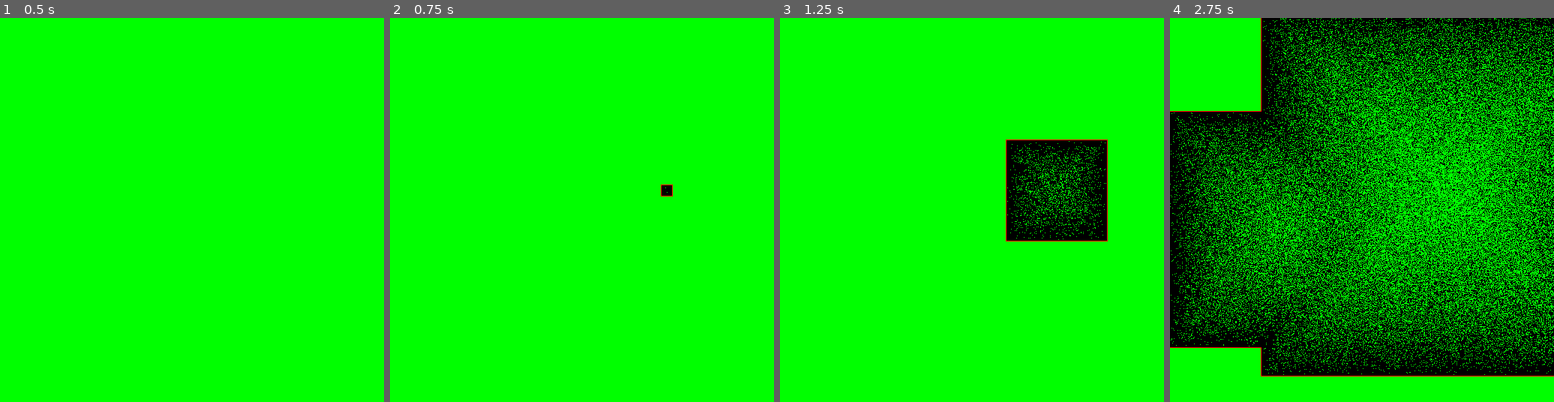
Above: before the commit, frames 1-4 (left to right).
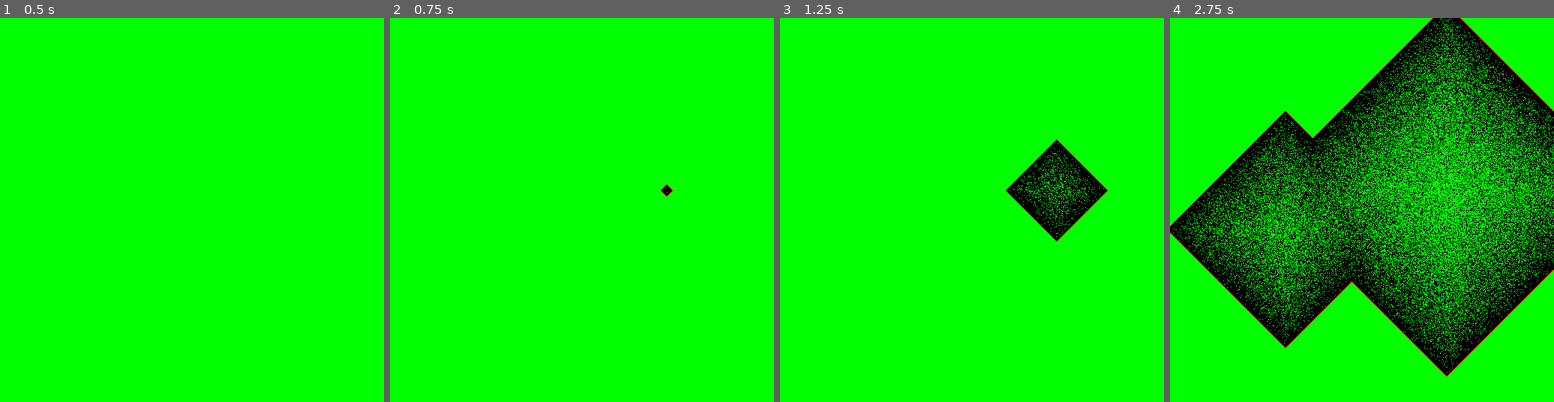
Above: after the commit, the same moments.

Repository: max-deutsch/cellular-map
Game: Godot game, scene res://ForestFire.tscn
Two runs of this game, one before a commit and one after it. Both use one fixed random seed, a clock stepped at 60 frames per second and the inputs below.
Inputs (mouse positions are in pixels of both pictures, inside the frame that each line leads up to):
- Up to frame 1 (0.5 s): no input
- Up to frame 2 (0.75 s): tap Enter at 0.5 s; move the mouse to (666, 190) at 0.52 s; click (666, 190) at 0.67 s
- Up to frame 3 (1.25 s): no input
- Up to frame 4 (2.75 s): move the mouse to (1285, 229) at 1.27 s; click (1285, 229) at 1.42 s; move the mouse to (1400, 125) at 2.02 s; click (1400, 125) at 2.17 s

Frame 1 is identical in both runs. In frame 2, less than 0.1% of the frame differs, in the area x 70-74%, y 43-47%; in frame 3, 3.6%; in frame 4, 32%, in the area x 0-100%, y 0-94%.

Commit message:
Change to von neumann neighborhood

Diff:
--- a/ForestFire.shader
+++ b/ForestFire.shader
@@ -44,15 +44,22 @@
 		if(mouse_pressed && length(distance_to_click) < 1.0) {
 			result = fire;
 		} else {
+			// Moore Neighbourhood
+//			int neighbourFireCount =
+//				(texture(TEXTURE, SCREEN_UV + top_left_offset * SCREEN_PIXEL_SIZE).r > 0.0 ? 1 : 0) +
+//				(texture(TEXTURE, SCREEN_UV + top_middle_offset * SCREEN_PIXEL_SIZE).r > 0.0 ? 1 : 0) +
+//				(texture(TEXTURE, SCREEN_UV + top_right_offset * SCREEN_PIXEL_SIZE).r > 0.0 ? 1 : 0) +
+//				(texture(TEXTURE, SCREEN_UV + center_left_offset * SCREEN_PIXEL_SIZE).r > 0.0 ? 1 : 0) +
+//				(texture(TEXTURE, SCREEN_UV + center_right_offset * SCREEN_PIXEL_SIZE).r > 0.0 ? 1 : 0) +
+//				(texture(TEXTURE, SCREEN_UV + bottom_left_offset * SCREEN_PIXEL_SIZE).r > 0.0 ? 1 : 0) +
+//				(texture(TEXTURE, SCREEN_UV + bottom_middle_offset * SCREEN_PIXEL_SIZE).r > 0.0 ? 1 : 0) +
+//				(texture(TEXTURE, SCREEN_UV + bottom_right_offset * SCREEN_PIXEL_SIZE).r > 0.0 ? 1 : 0);
+			// Von Neumann neighbourhood
 			int neighbourFireCount =
-				(texture(TEXTURE, SCREEN_UV + top_left_offset * SCREEN_PIXEL_SIZE).r > 0.0 ? 1 : 0) +
 				(texture(TEXTURE, SCREEN_UV + top_middle_offset * SCREEN_PIXEL_SIZE).r > 0.0 ? 1 : 0) +
-				(texture(TEXTURE, SCREEN_UV + top_right_offset * SCREEN_PIXEL_SIZE).r > 0.0 ? 1 : 0) +
 				(texture(TEXTURE, SCREEN_UV + center_left_offset * SCREEN_PIXEL_SIZE).r > 0.0 ? 1 : 0) +
 				(texture(TEXTURE, SCREEN_UV + center_right_offset * SCREEN_PIXEL_SIZE).r > 0.0 ? 1 : 0) +
-				(texture(TEXTURE, SCREEN_UV + bottom_left_offset * SCREEN_PIXEL_SIZE).r > 0.0 ? 1 : 0) +
-				(texture(TEXTURE, SCREEN_UV + bottom_middle_offset * SCREEN_PIXEL_SIZE).r > 0.0 ? 1 : 0) +
-				(texture(TEXTURE, SCREEN_UV + bottom_right_offset * SCREEN_PIXEL_SIZE).r > 0.0 ? 1 : 0);
+				(texture(TEXTURE, SCREEN_UV + bottom_middle_offset * SCREEN_PIXEL_SIZE).r > 0.0 ? 1 : 0);
 
 			// A cell containing a tree will catch on fire, if at least one neighbor is on fire
 			// A cell containing a tree without a neighbor on fire will catch fire with a probability
